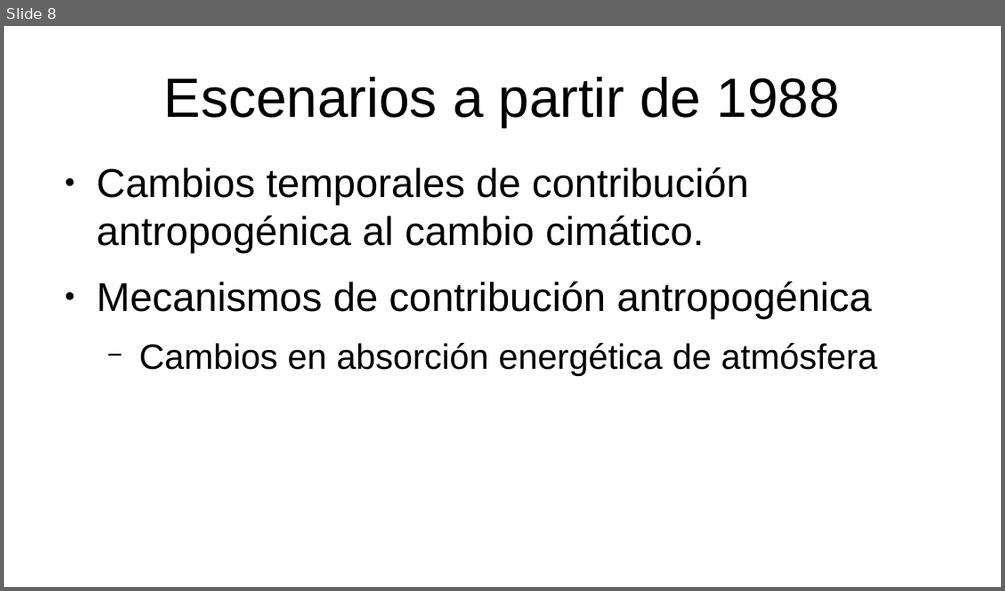
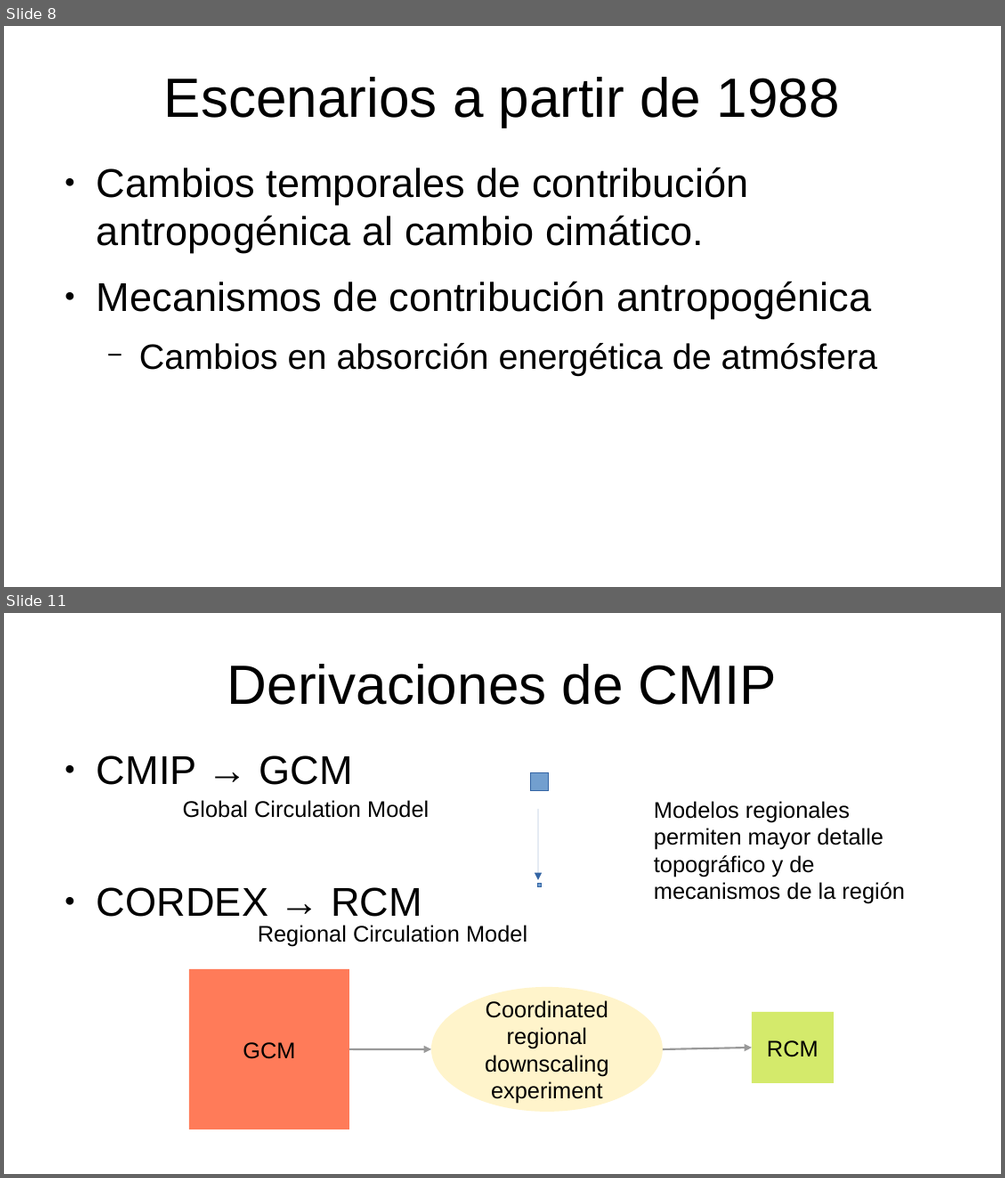
Before and after one commit to gerardommc/Ecologia-Teorica-II, a slide deck: Cambio-climatico/Escenarios.odp. Shown one above the other, each under a label of ours: slide 8 before the commit, slides 8 and 11 after it; the slides between them are not shown. The pictures are 1005x591 and 1005x1178 pixels, drawn with LibreOffice and Linux fonts; fonts in the diff are those of the drawing. Boxes give left, top, right and bottom in pixels: in the first picture for what was removed or moved away, otherwise in the second. Text is boxed around its words. In the diff, an @@ line names an element or a change of style, - is before the commit and + after.

```diff
--- a/Cambio-climatico/Escenarios.odp
+++ b/Cambio-climatico/Escenarios.odp
@@ slide 11 added at [4, 613, 1001, 1174], background #FFFFFF @@
@@ title added at [227, 664, 777, 705], 44 pt, text #000000 @@
+Derivaciones de CMIP
@@ text added at [97, 755, 422, 916], 32 pt, text #000000 @@
+● CMIP → GCM
+● CORDEX → RCM
@@ rectangle added at [532, 773, 550, 791], fill #729FCF, outline #3465A4 0 pt @@
@@ text added at [183, 800, 429, 818], 18 pt, text #000000 @@
+Global Circulation Model
@@ arrow added from (539, 810) to (539, 880), #3465A4 0 pt @@
@@ text added at [654, 801, 905, 904], 18 pt, text #000000 @@
+Modelos regionales permiten mayor detalle topográfico y de mecanismos de la región
@@ rectangle added at [539, 884, 542, 887], fill #729FCF, outline #3465A4 0 pt @@
@@ text added at [258, 925, 527, 947], 18 pt, text #000000 @@
+Regional Circulation Model
@@ rectangle added at [189, 969, 349, 1129], fill #FF7B59, 18 pt, text #000000 @@
+GCM
@@ ellipse added at [431, 987, 663, 1111], fill #FFD428 at 24% opacity, 18 pt, text #000000 @@
+Coordinated regional downscaling experiment
@@ rectangle added at [752, 1012, 834, 1083], fill #D4EA6B, 18 pt, text #000000 @@
+RCM
@@ arrow added from (349, 1049) to (431, 1049), #999999 1.5 pt @@
@@ arrow added from (663, 1049) to (752, 1047), #999999 1.5 pt @@
```
Also in this commit, not shown: 6 slides changed, 19 other slides added, 1 slide removed, 23 other files.
